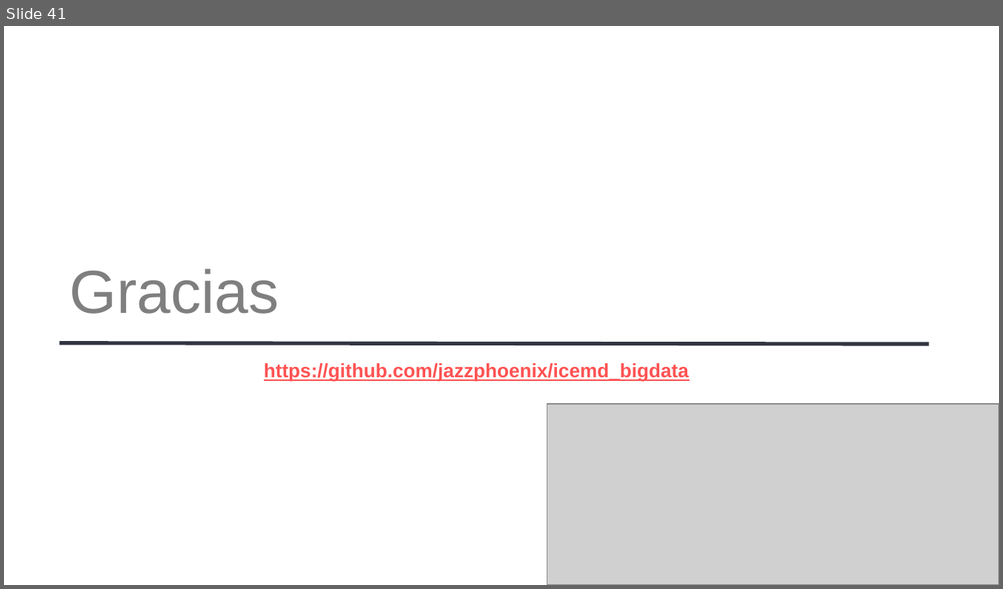
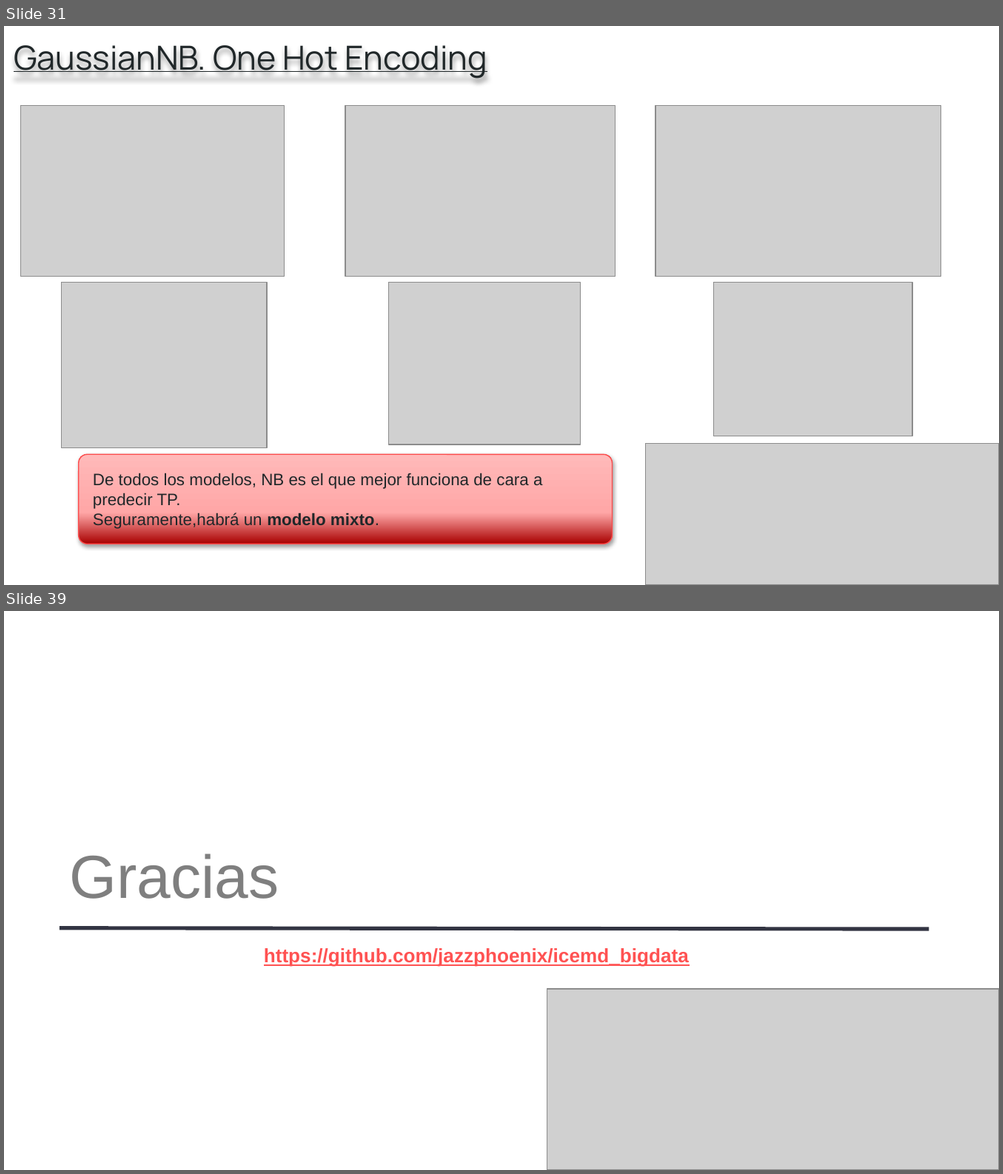
Before and after one commit to jazzphoenix/icemd_bigdata, a slide deck: presentation/Modulo 5_99905.pptx. Shown one above the other, each under a label of ours: slide 41 before the commit, slides 31 and 39 after it; the slides between them are not shown. The pictures are 1003x589 and 1003x1174 pixels, drawn with LibreOffice and Linux fonts; fonts in the diff are those of the drawing; grey boxes stand for pictures. Boxes give left, top, right and bottom in pixels: in the first picture for what was removed or moved away, otherwise in the second. Text is boxed around its words. In the diff, an @@ line names an element or a change of style, - is before the commit and + after.

```diff
--- a/presentation/Modulo 5_99905.pptx
+++ b/presentation/Modulo 5_99905.pptx
@@ slide 31 added at [4,26,999,585], background #FFFFFF @@
@@ text added at [14,45,487,78], 24 pt, text #202729, underline @@
+GaussianNB. One Hot Encoding
@@ picture added at [21,106,284,277] @@
@@ picture added at [345,106,614,277] @@
@@ picture added at [655,106,941,277] @@
@@ picture added at [62,283,267,449] @@
@@ picture added at [389,283,581,445] @@
@@ picture added at [713,283,912,437] @@
@@ picture added at [646,443,999,585] @@
@@ rounded rectangle added at [79,454,612,544], fill gradient #A80000 to #FFA7A7 to #FFB9B9, outline #FD4B4B 0.75 pt, 12 pt, text #202729 @@
+De todos los modelos, NB es el que mejor funciona de cara a predecir TP.
+Seguramente,habrá un modelo mixto.
@@ what was slide 41 is now slide 39 @@
```
Also in this commit, not shown: 27 slides changed, 8 other slides added, 11 slides removed, 5 other files.
